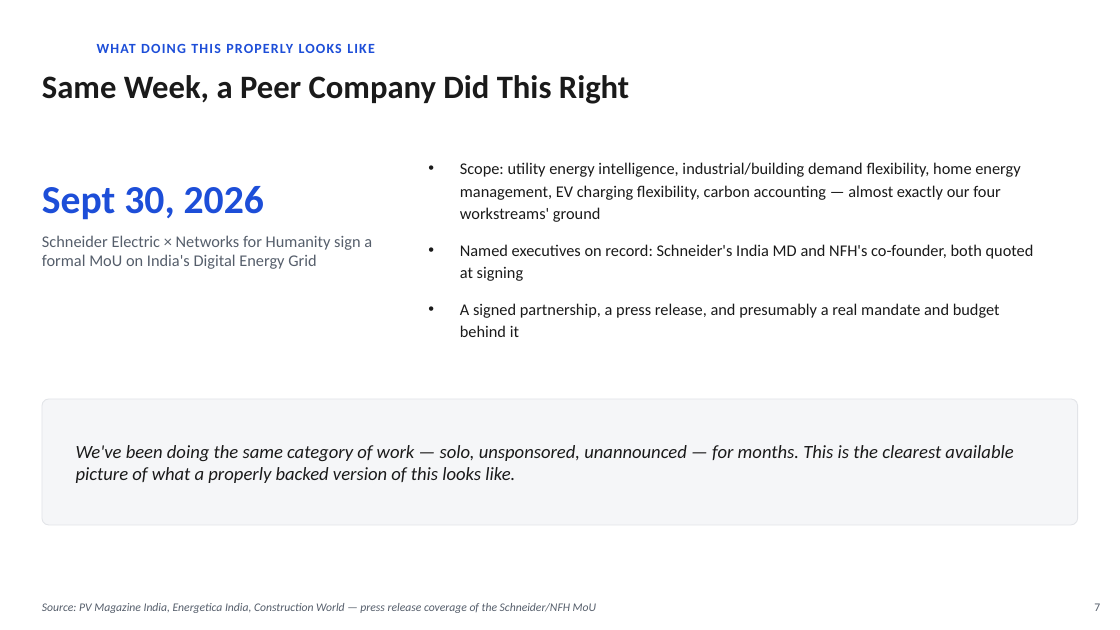
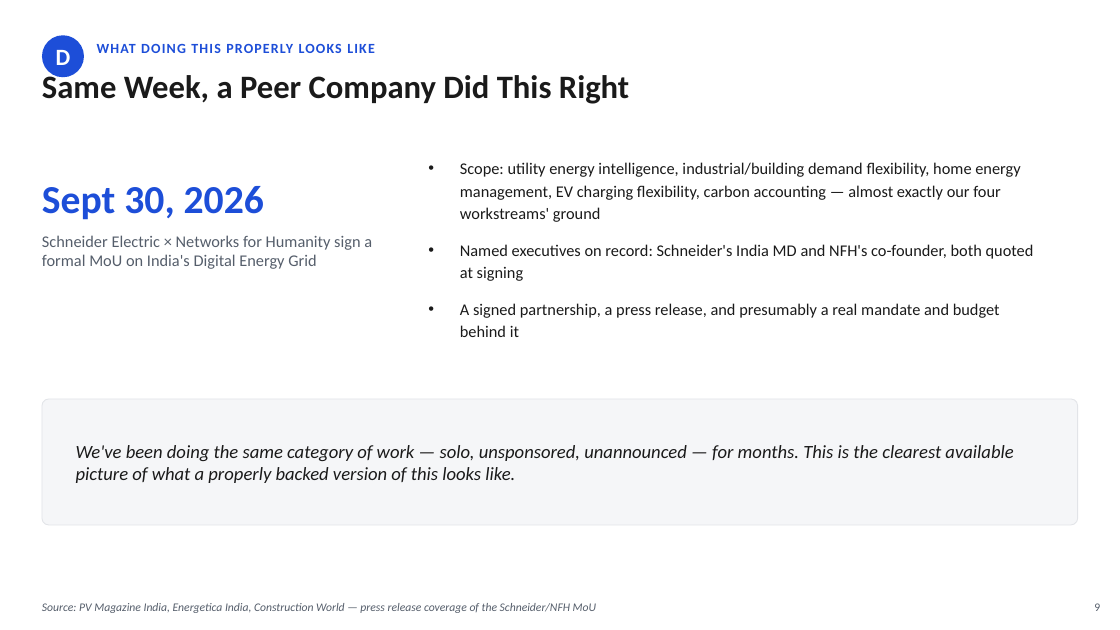
Before and after one commit to Sanjay-dev22/personal-deg, a slide deck: slide 9 of p2p-energy-trading-review/DEG-IES-Market-Reality-Decision.pptx (slide 7 before the commit). Drawn at 1120x630 pixels with LibreOffice and Linux fonts; fonts in the diff are those of the drawing. Boxes give left, top, right and bottom in pixels: in the first picture for what was removed or moved away, otherwise in the second. Text is boxed around its words. In the diff, an @@ line names an element or a change of style, - is before the commit and + after.

```diff
--- a/p2p-energy-trading-review/DEG-IES-Market-Reality-Decision.pptx
+++ b/p2p-energy-trading-review/DEG-IES-Market-Reality-Decision.pptx
@@ ellipse added at [42, 35, 84, 77], fill #1D4ED8 @@
@@ text added at [56, 50, 71, 65], 20 pt, text #FFFFFF, bold @@
+D
@@ text at [1094, 603, 1100, 611]: text changed @@
-7
+9
```
Also in this commit, not shown: 10 other slides changed, 2 slides added, 1 other file.
